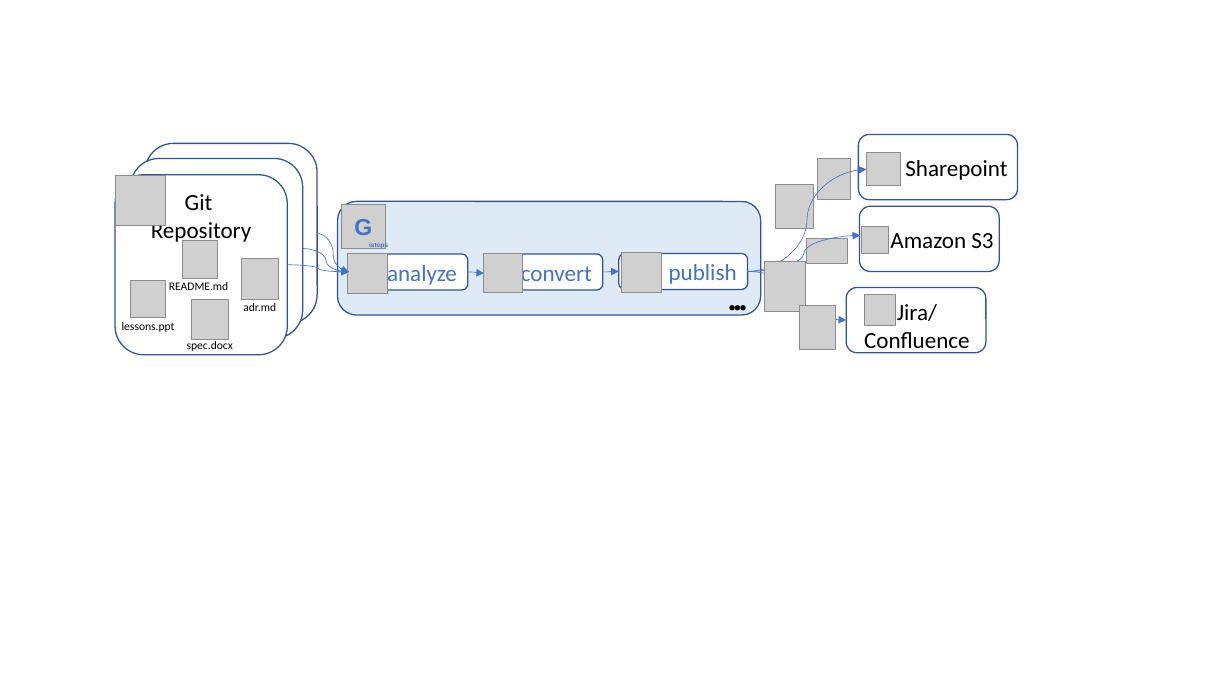
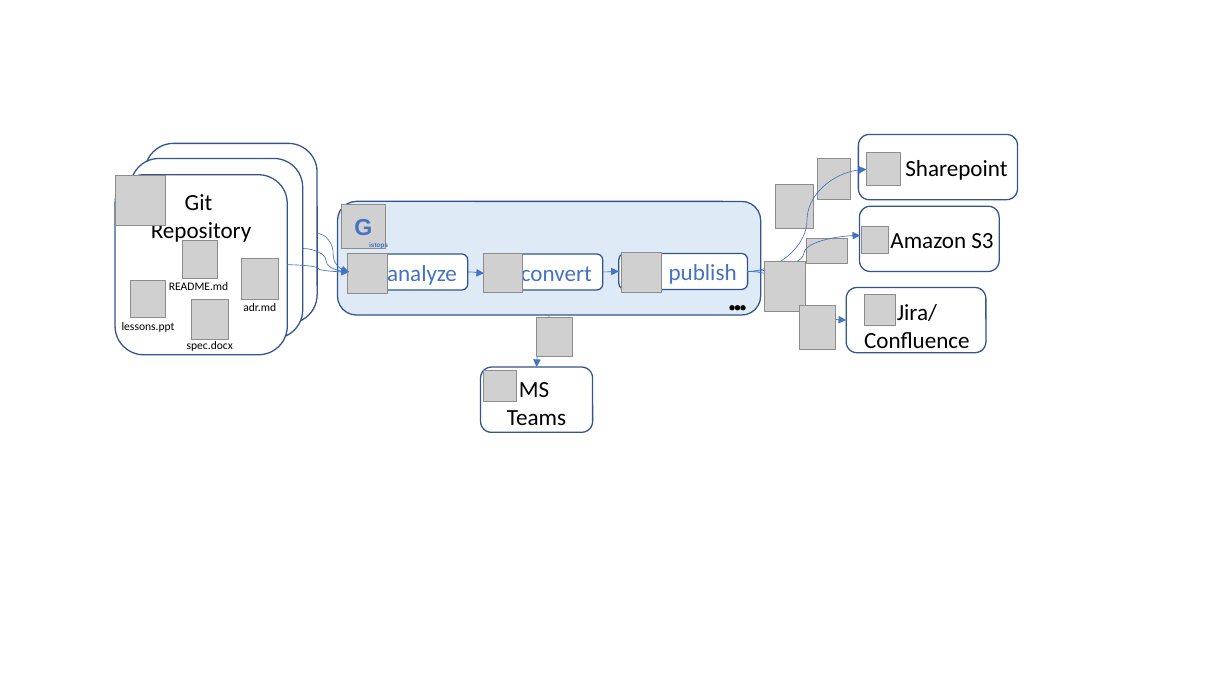
Before and after one commit to DanDens/gistops, a slide deck: slide 1 of docs/motivation.pptx. Drawn at 1232x693 pixels with LibreOffice and Linux fonts; fonts in the diff are those of the drawing; grey boxes stand for pictures; background and template pictures are left out. Boxes give left, top, right and bottom in pixels: in the first picture for what was removed or moved away, otherwise in the second. Text is boxed around its words. In the diff, an @@ line names an element or a change of style, - is before the commit and + after.

```diff
--- a/docs/motivation.pptx
+++ b/docs/motivation.pptx
@@ picture added at [536, 318, 572, 357] @@
@@ curved arrow added from (549, 315) to (537, 367), #4472C4 0.5 pt @@
@@ rounded rectangle added at [481, 367, 592, 433], fill #FFFFFF, outline #325491 1 pt, 18 pt, text #000000 @@
+MS
+Teams
@@ picture added at [483, 371, 517, 402] @@
```
Also in this commit, not shown: 1 other file.
